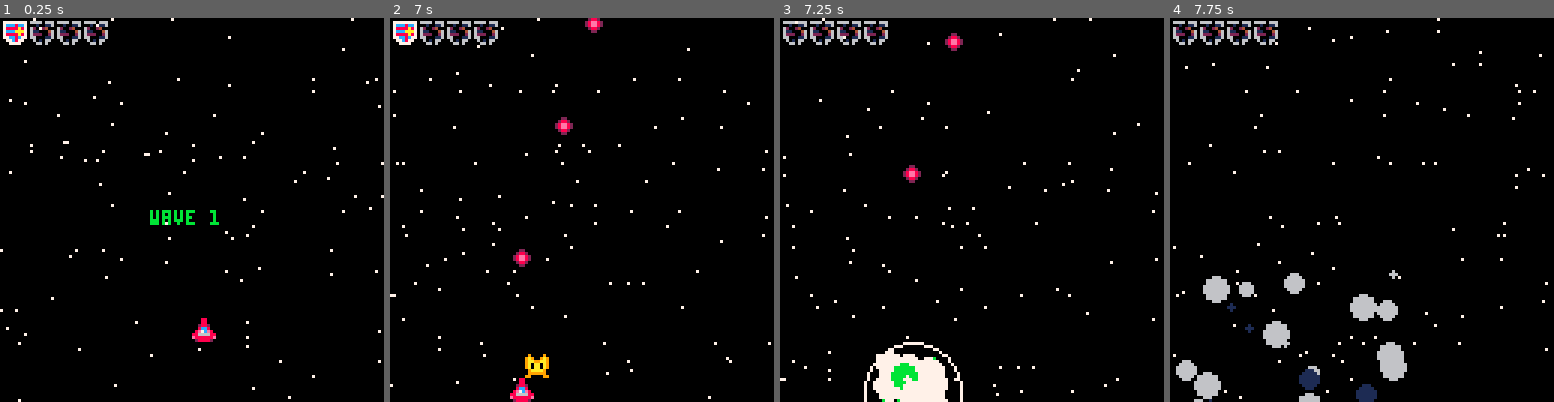
Above: before the commit, frames 1-4 (left to right).
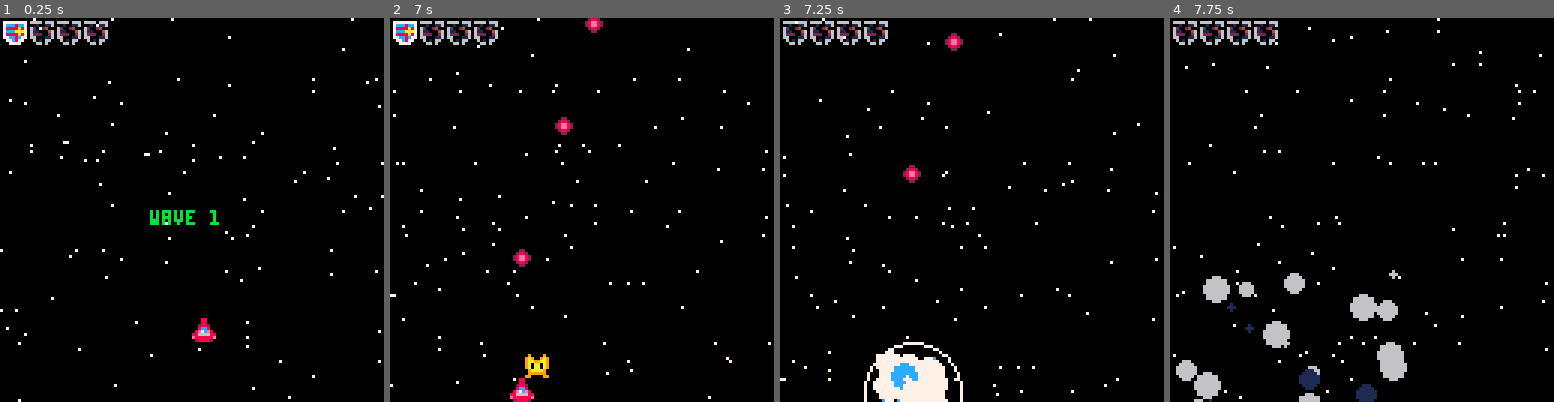
Above: after the commit, the same moments.

Repository: MiloOliveira/jogos-pico8
Game: PICO-8 cartridge shmup.p8
Two runs of this game, one before a commit and one after it. Both use one fixed random seed, a clock stepped at 60 frames per second and the inputs below.
Inputs:
- Up to frame 1 (0.25 s): no input
- Up to frame 2 (7 s): tap O (Z key) at 0.33, 0.7, 1.43, 2.22, 3.1, 3.98, 4.87, 5.75, 6.63 s; tap X (X key) at 1.07, 2.07, 2.4, 2.73, 3.07, 3.4, 3.73, 4.07, 4.4, 4.73, 5.07, 5.4, 5.73, 6.07, 6.4, 6.73 s; hold Left 1.97-2.37 s; hold Down 2.42-2.82 s; hold Right 2.87-3.53 s; hold Up 3.58-4.08 s; hold Right 4.13-4.53 s; hold Down 4.58-5.08 s; hold Left 5.13-5.8 s; hold Up 5.85-6.18 s; hold Left 6.23-6.63 s; hold Down from 6.68 s (still down)
- Up to frame 3 (7.25 s): tap X (X key) at 7.07 s; release Down at 7.08 s; hold Right from 7.13 s (still down)
- Up to frame 4 (7.75 s): keep holding Right; tap X (X key) at 7.4, 7.73 s; tap O (Z key) at 7.52 s

Frames 1-2 are identical in both runs. In frame 3, 0.3% of the frame differs, in the area x 26-41%, y 88-100%; in frame 4, nothing differs.

Commit message:
Fix: Função de atualizar Hitbox mudada

Diff:
--- a/shmup.p8
+++ b/shmup.p8
@@ -511,32 +511,35 @@
 
 function atualizar_hitbox(persona, dados)
      persona.hitbox = {
-               left = persona.x + dados.largura_inicio;
-               right = persona.x + dados.largura_fim;
-               top = persona.y + dados.altura_inicio;
-               bottom = persona.y + dados.altura_fim;
+               left = persona.x + dados.left;
+               right = persona.x + dados.right;
+               top = persona.y + dados.top;
+               bottom = persona.y + dados.bottom;
           }
 end
 
+-->8
+--hitboxes e inimigos (Constantes imutáveis)
+
 hitbox_player = { --Sempre vai do 0 ao 7, pois comeれせa no pixel 1,1
-     largura_inicio = 1; --Serれく o pixel inicial
-     largura_fim = 6; -- A posiれせれこo da paralela
-     altura_inicio = 0;
-     altura_fim = 7;
+     left = 1; --Serれく o pixel inicial
+     right = 6; -- A posiれせれこo da paralela
+     top = 0;
+     bottom = 7;
 }
 
 hitbox_inimigo = { --do 0 ao 7
-     largura_inicio = 0; --Serれく o pixel inicial
-     largura_fim = 7; -- A posiれせれこo da paralela
-     altura_inicio = 0;
-     altura_fim = 5;
+     left = 0; --Serれく o pixel inicial
+     right = 7; -- A posiれせれこo da paralela
+     top = 0;
+     bottom = 5;
 }
 
 hitbox_bala = {
-     largura_inicio = 1; --Serれく o pixel inicial
-     largura_fim = 4; -- A posiれせれこo da paralela
-     altura_inicio = 0;
-     altura_fim = 6;
+     left = 1; --Serれく o pixel inicial
+     right = 4; -- A posiれせれこo da paralela
+     top = 0;
+     bottom = 6;
 }
 
 -->8
@@ -564,7 +567,7 @@
 -->8
 --Paletas
 paleta_explosion_inim = {8,9,10,5};
-paleta_explosion_player = {7,11,1,6}
+paleta_explosion_player = {7,12,1,6}
 
 
 __gfx__
